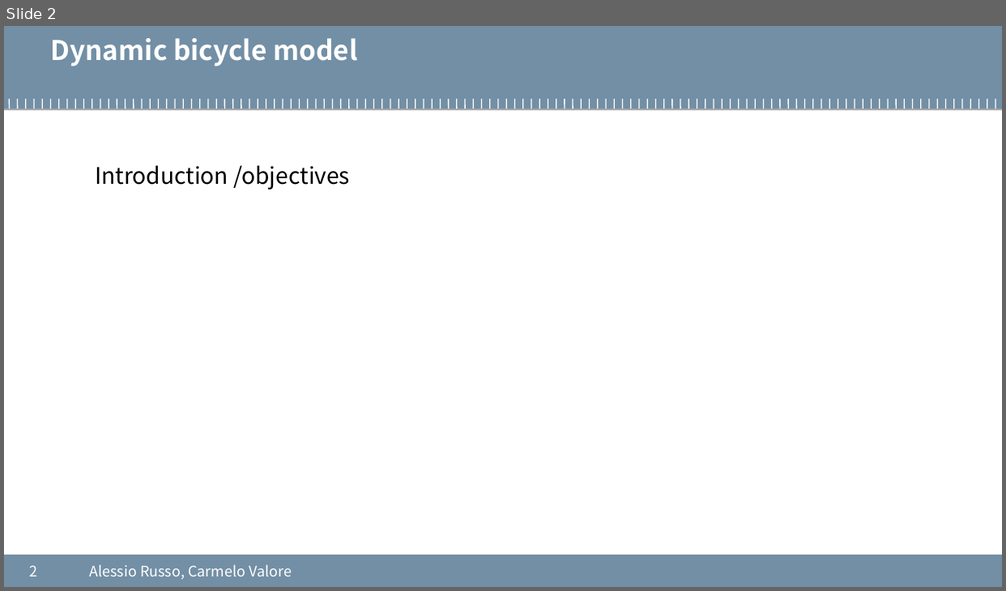
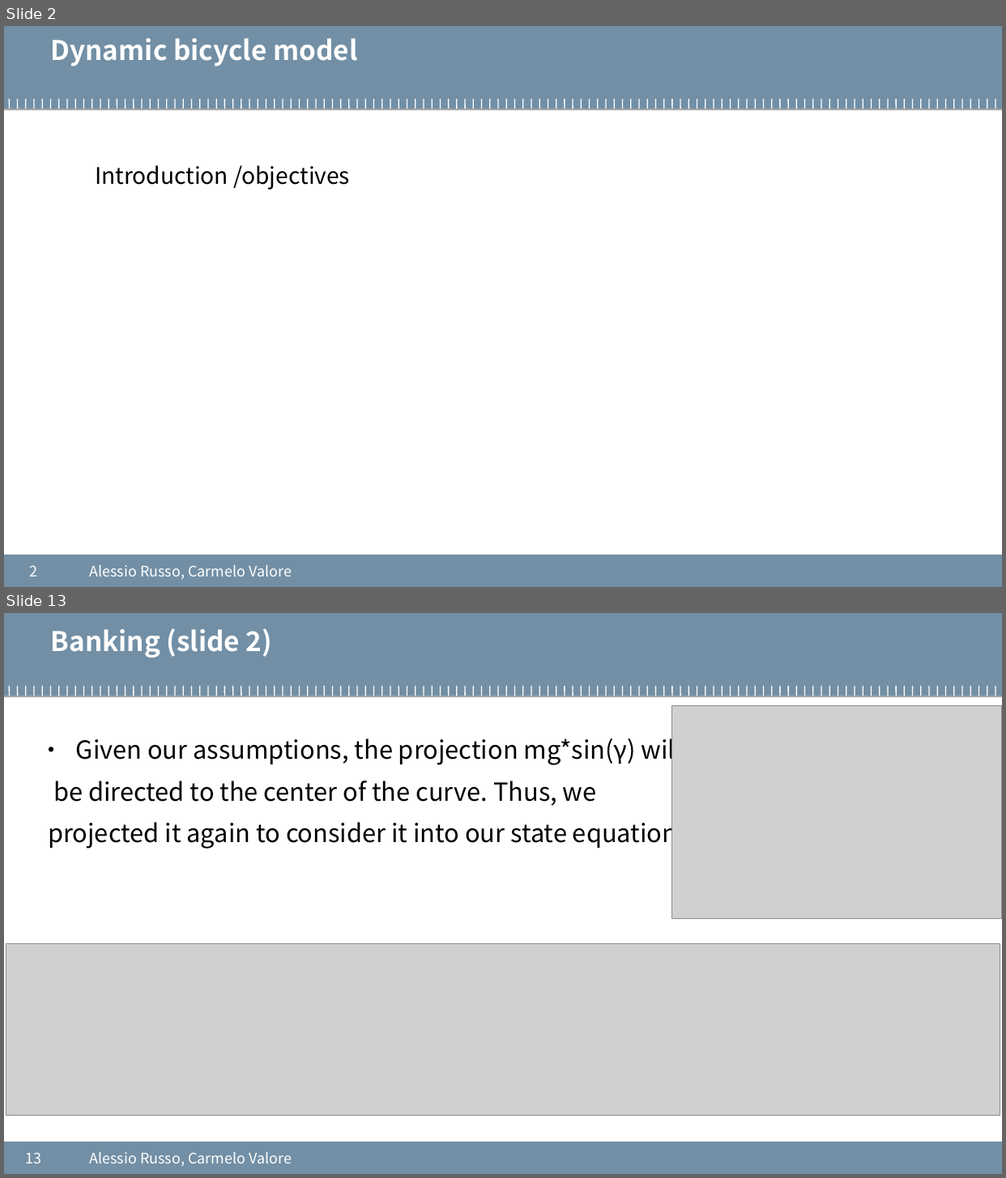
Before and after one commit to cvalore/mida2-project, a slide deck: presentations/20200916_meeting8.pptx. Shown one above the other, each under a label of ours: slide 2 before the commit, slides 2 and 13 after it; the slides between them are not shown. The pictures are 1006x591 and 1006x1178 pixels, drawn with LibreOffice and Linux fonts; fonts in the diff are those of the drawing; grey boxes stand for pictures; background and template pictures are left out. Boxes give left, top, right and bottom in pixels: in the first picture for what was removed or moved away, otherwise in the second. Text is boxed around its words. In the diff, an @@ line names an element or a change of style, - is before the commit and + after.

```diff
--- a/presentations/20200916_meeting8.pptx
+++ b/presentations/20200916_meeting8.pptx
@@ slide 13 added at <box>4,613,1002,1174</box>, background #FFFFFF; not listed: 122 template elements that a slide beside it also shows @@
@@ text added at <box>51,628,272,658</box>, 26 pt, text #FFFFFF, bold @@
+Banking (slide 2)
@@ picture added at <box>672,706,1002,919</box> @@
@@ text added at <box>48,734,689,850</box>, 24 pt, text #000000 @@
+  • Given our assumptions, the projection mg*sin(γ) will
+  be directed to the center of the curve. Thus, we
+  projected it again to consider it into our state equations
@@ picture added at <box>6,944,1000,1115</box> @@
@@ page number added at <box>25,1152,41,1164</box>, 14 pt, text #FFFFFF @@
+13
@@ text added at <box>89,1152,292,1166</box>, 14 pt, text #FFFFFF @@
+Alessio Russo, Carmelo Valore
```
Also in this commit, not shown: 10 slides changed, 6 other slides added, 16 other files.
